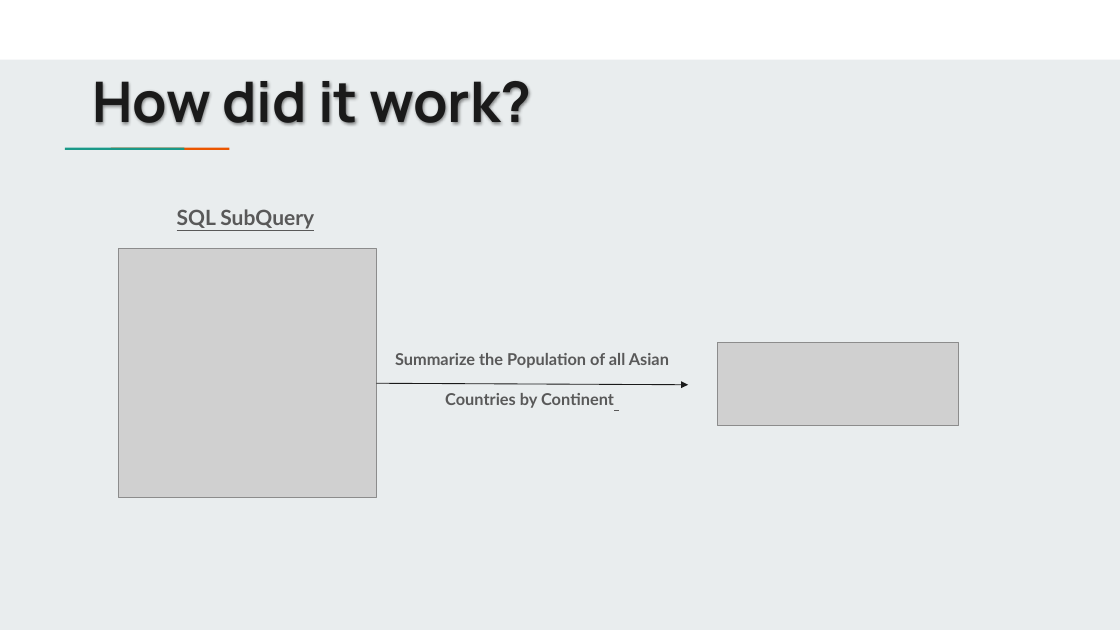
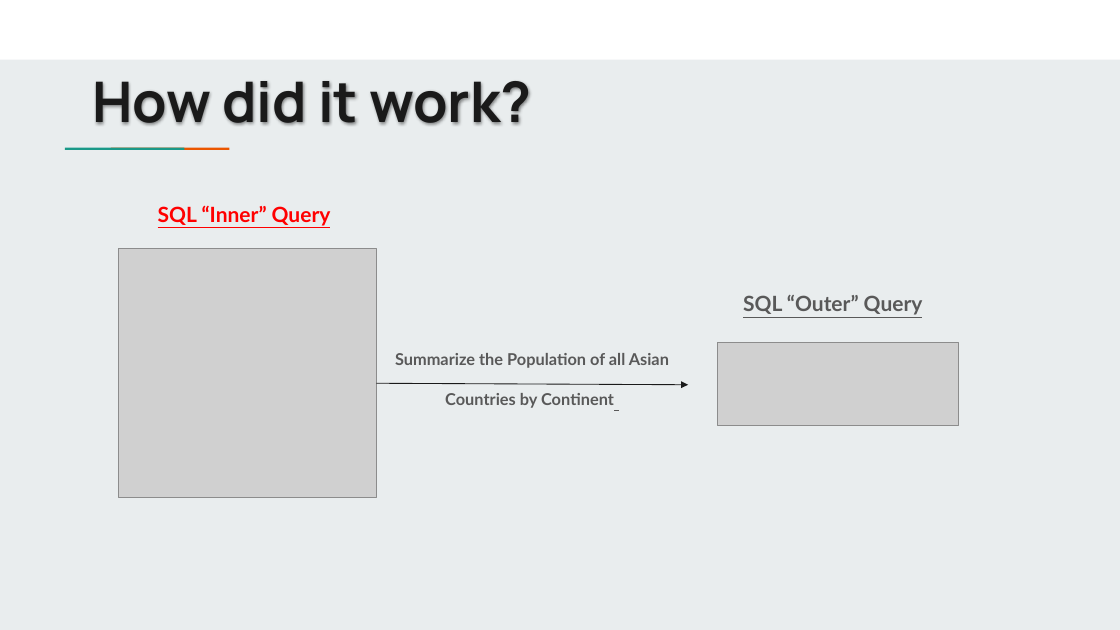
Before and after one commit to jbergmann56/OSDA-DataManipulationAndManagement, a slide deck: slide 12 of Lectures/(2) Writing Queries.pptx (slide 13 before the commit). Drawn at 1120x630 pixels with LibreOffice and Linux fonts; fonts in the diff are those of the drawing; grey boxes stand for pictures. Boxes give left, top, right and bottom in pixels: in the first picture for what was removed or moved away, otherwise in the second. Text is boxed around its words. In the diff, an @@ line names an element or a change of style, - is before the commit and + after.

```diff
--- a/Lectures/(2) Writing Queries.pptx
+++ b/Lectures/(2) Writing Queries.pptx
@@ text at [158,205,331,226]: text changed; text colour #595959 to #FF0000 @@
-SQL SubQuery
+SQL “Inner” Query
@@ text added at [743,295,923,315], 18 pt, text #595959, bold, underline @@
+SQL “Outer” Query
```
Also in this commit, not shown: 6 other slides changed, 1 slide added, 3 slides removed, 2 other files.
